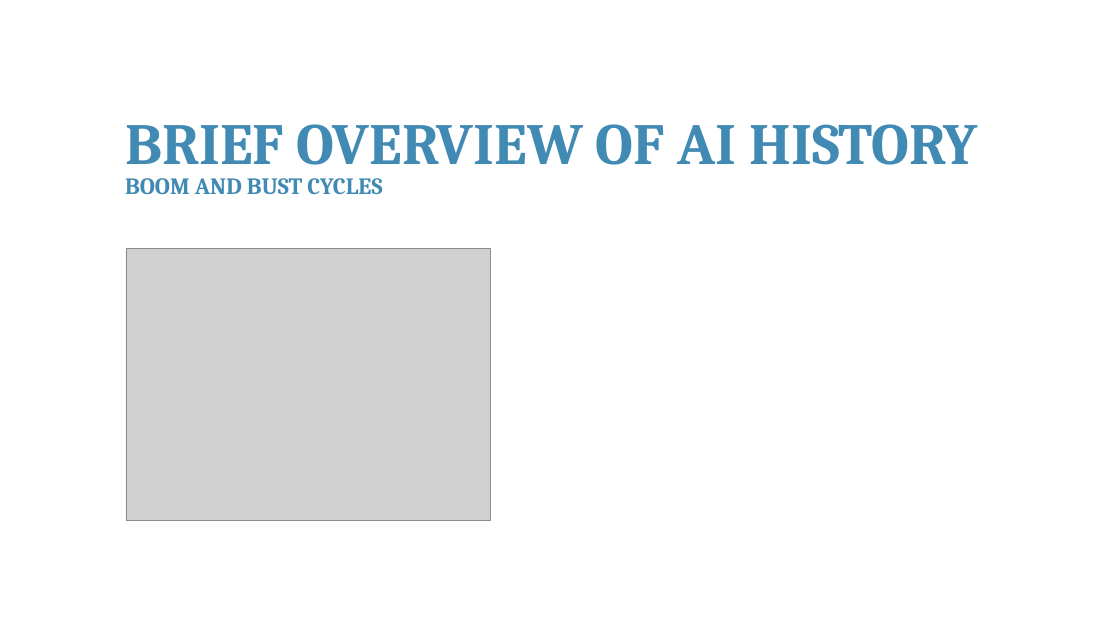
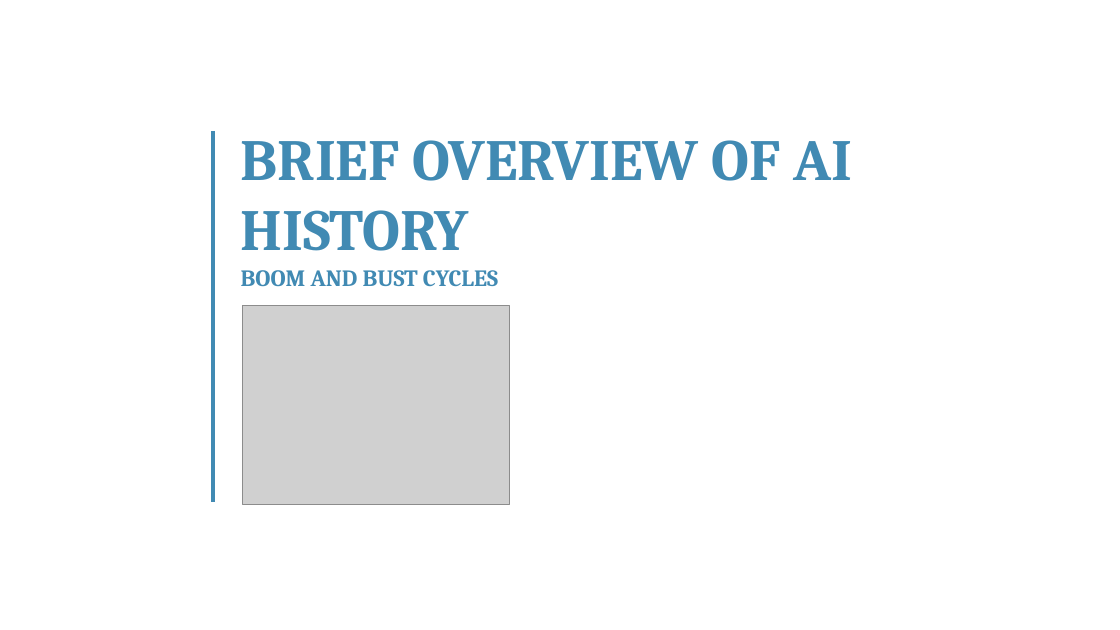
Before and after one commit to franckalbinet/itu-eaco-zanzibar-12-2018, a slide deck: slide 12 of presentations/session-4-intro-to-ai.pptx. Drawn at 1120x630 pixels with LibreOffice and Linux fonts; fonts in the diff are those of the drawing; grey boxes stand for pictures; background and template pictures are left out. Boxes give left, top, right and bottom in pixels: in the first picture for what was removed or moved away, otherwise in the second. Text is boxed around its words. In the diff, an @@ line names an element or a change of style, - is before the commit and + after.

```diff
--- a/presentations/session-4-intro-to-ai.pptx
+++ b/presentations/session-4-intro-to-ai.pptx
@@ text "BRIEF OVERVIEW OF AI HISTORY" rewrapped from (x1=125, y1=124, x2=978, y2=165) to (x1=241, y1=140, x2=852, y2=251) @@
@@ line added from (213, 131) to (213, 502), #418AB3 3 pt @@
@@ picture removed at (x1=126, y1=249, x2=491, y2=521) @@
@@ text "BOOM AND BUST CYCLES" moved from (x1=125, y1=178, x2=382, y2=195) to (x1=241, y1=270, x2=498, y2=286) @@
@@ picture added at (x1=243, y1=306, x2=509, y2=504) @@
```
Also in this commit, not shown: 26 other slides changed, 8 slides added, 2 slides removed, 2 other files.
